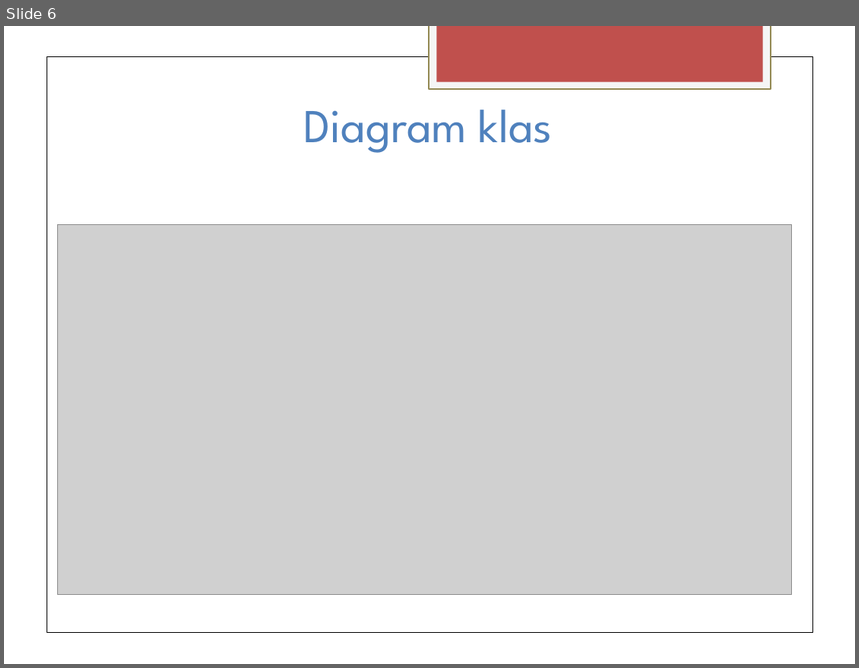
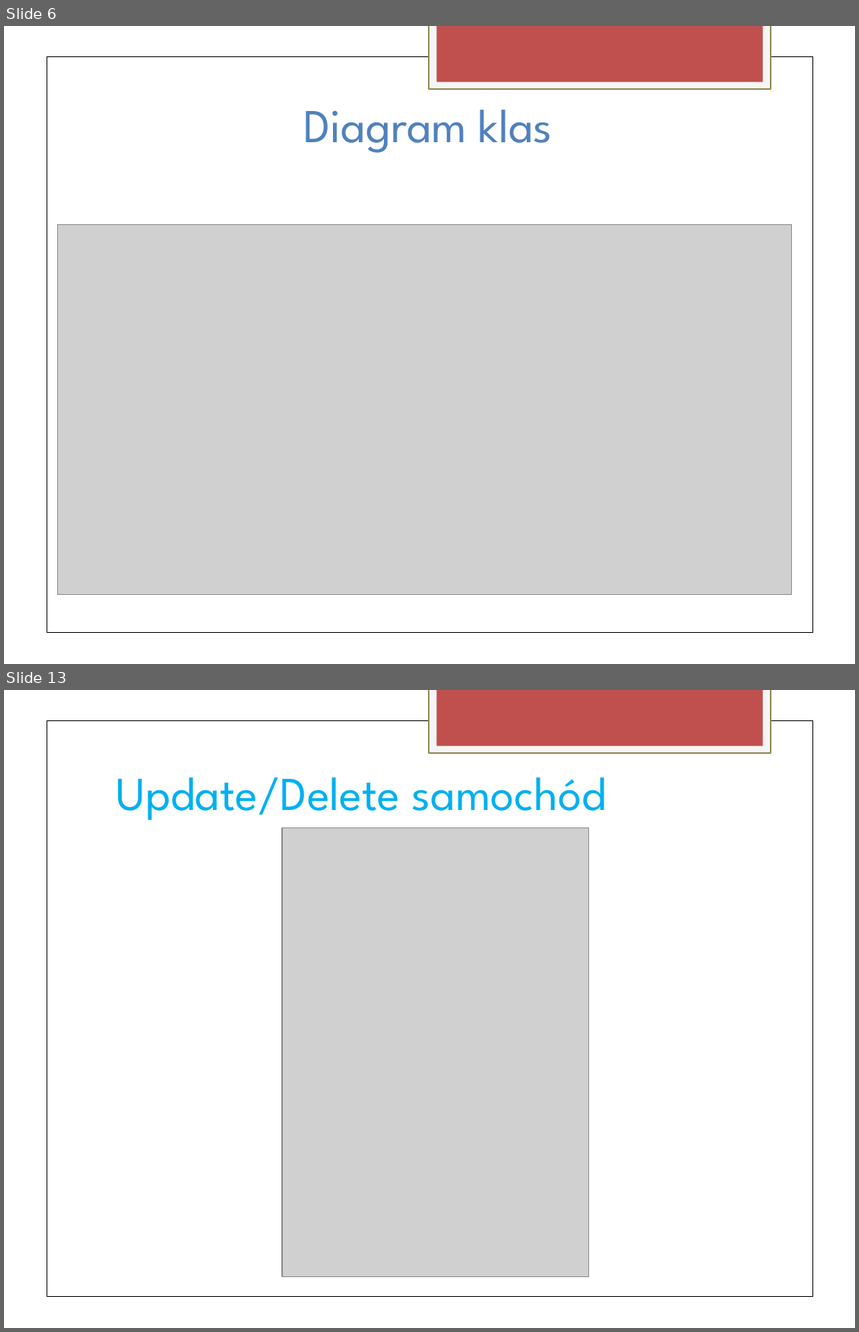
Before and after one commit to evtaindra/my-car-service, a slide deck: Car Service/doc/Prezentacja.pptx. Shown one above the other, each under a label of ours: slide 6 before the commit, slides 6 and 13 after it; the slides between them are not shown. The pictures are 859x668 and 859x1332 pixels, drawn with LibreOffice and Linux fonts; fonts in the diff are those of the drawing; grey boxes stand for pictures; background and template pictures are left out. Boxes give left, top, right and bottom in pixels: in the first picture for what was removed or moved away, otherwise in the second. Text is boxed around its words. In the diff, an @@ line names an element or a change of style, - is before the commit and + after.

```diff
--- a/Car Service/doc/Prezentacja.pptx
+++ b/Car Service/doc/Prezentacja.pptx
@@ slide 13 added at <box>4,690,855,1328</box>, background picture (left out); not listed: 31 template elements that a slide beside it also shows @@
@@ title added at <box>116,777,607,820</box>, 40 pt, text #00B0F0 @@
+Update/Delete samochód
@@ picture added at <box>282,828,590,1277</box> @@
```
Also in this commit, not shown: 1 slide changed, 7 other slides added.
